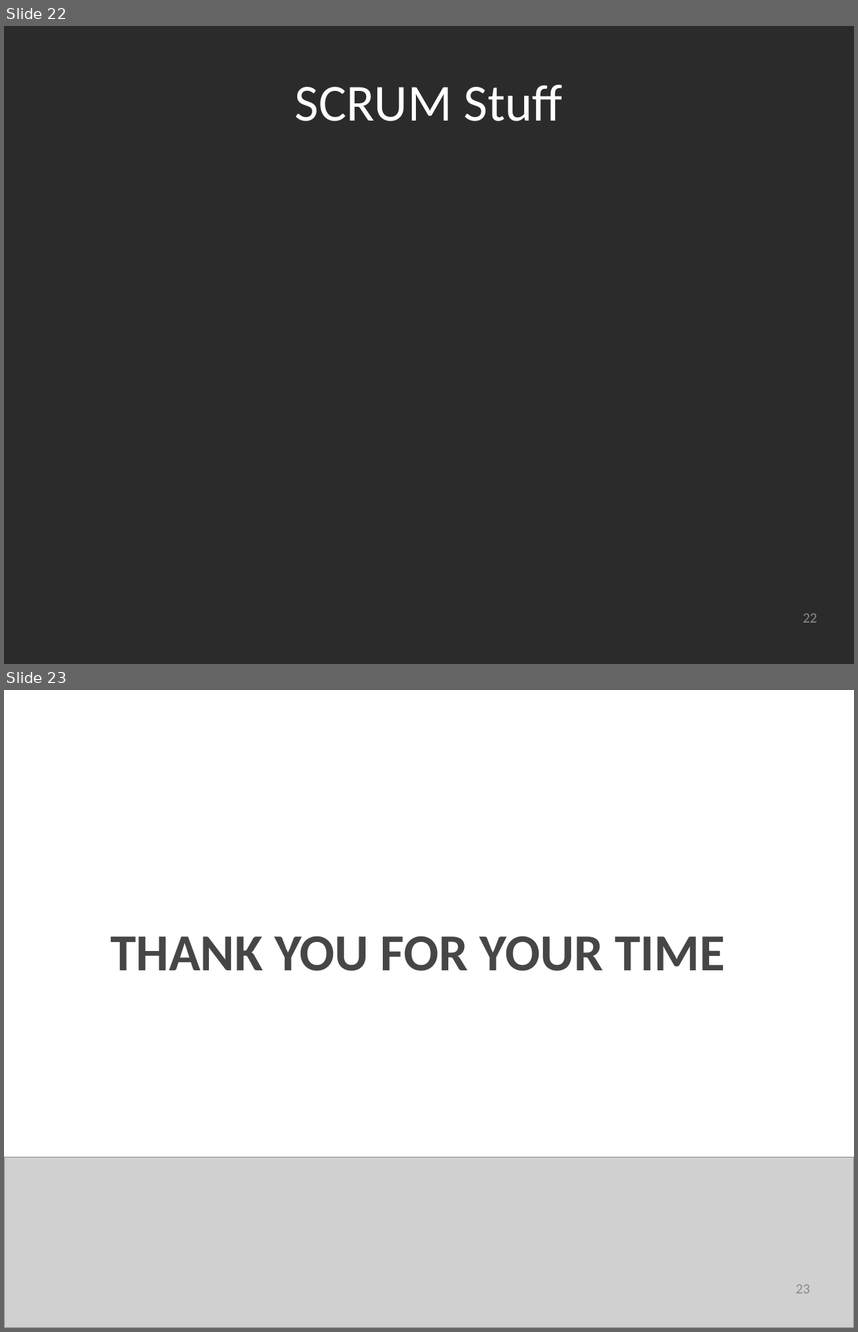
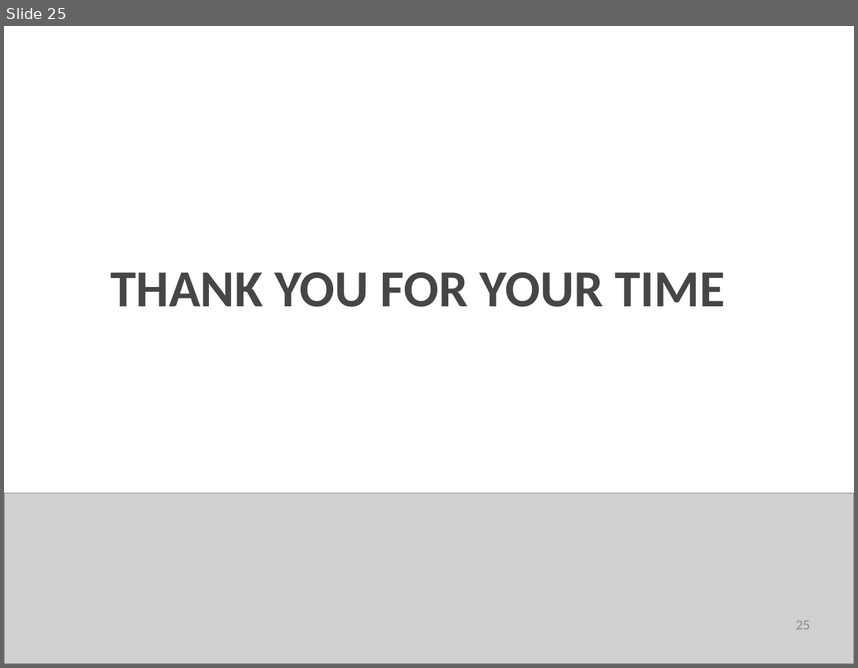
Before and after one commit to SpacemanRiff/spring-semester-project, a slide deck: resources/PowerPoints/Product Release.pptx. Shown one above the other, each under a label of ours: slides 22 and 23 before the commit, slide 25 after it. The pictures are 858x1332 and 858x668 pixels, drawn with LibreOffice and Linux fonts; fonts in the diff are those of the drawing; grey boxes stand for pictures; background and template pictures are left out; a plain dark background stands for a picture behind light text. Boxes give left, top, right and bottom in pixels: in the first picture for what was removed or moved away, otherwise in the second. Text is boxed around its words. In the diff, an @@ line names an element or a change of style, - is before the commit and + after.

```diff
--- a/resources/PowerPoints/Product Release.pptx
+++ b/resources/PowerPoints/Product Release.pptx
@@ slide 22 removed at [4,26,854,664], background picture (left out) @@
@@ title removed at [294,85,563,121] @@
-SCRUM Stuff
@@ page number removed at [803,613,818,622] @@
-22
@@ what was slide 23 is now slide 25 @@
@@ page number at [796,620,811,629]: text changed @@
-23
+25
```
Also in this commit, not shown: 3 slides changed, 3 slides added, 9 other files.
